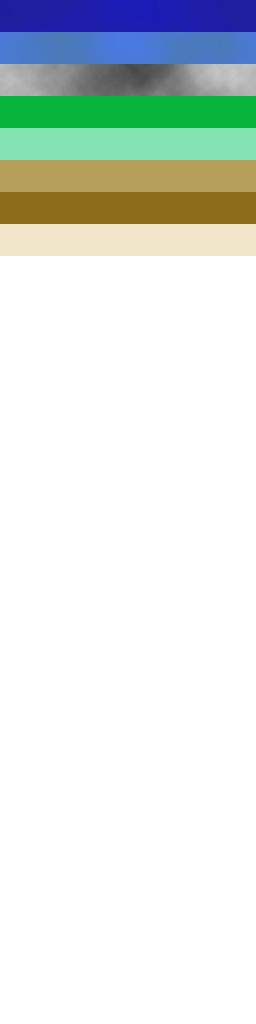
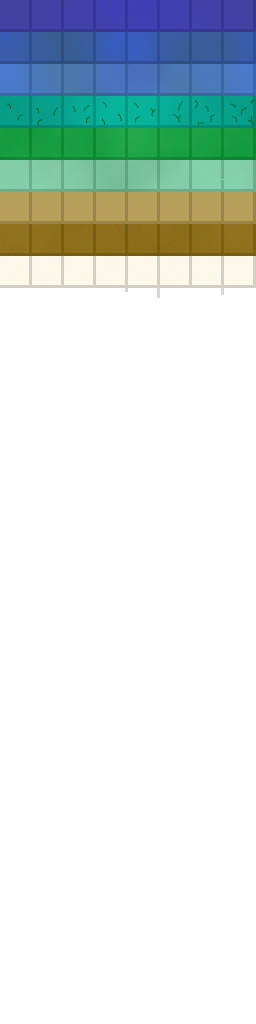
Layers edited between the first and the second 256×1024 image:
added layer "Layer 2" (16%) above "Snow Layer Blend" over (x1=0, y1=0, x2=256, y2=298)
added layer "Snow Layer Blend" (luminosity, 13%) above "Steppe Blend" over (x1=0, y1=224, x2=256, y2=256)
added layer "Steppe Blend" (22%) above "Rock Layer Blend" over (x1=0, y1=128, x2=256, y2=160)
added layer "Rock Layer Blend" (darken, 24%) above "Grass Layer Blend" over (x1=0, y1=160, x2=256, y2=192)
added layer "Grass Layer Blend" (darken, 18%) above "Layer 1" over (x1=0, y1=96, x2=256, y2=128)
"Layer 1": opacity 100% → 23%, blend normal → darken over (x1=0, y1=64, x2=256, y2=96)
painted on "Layer 0" over (x1=0, y1=0, x2=256, y2=288)
